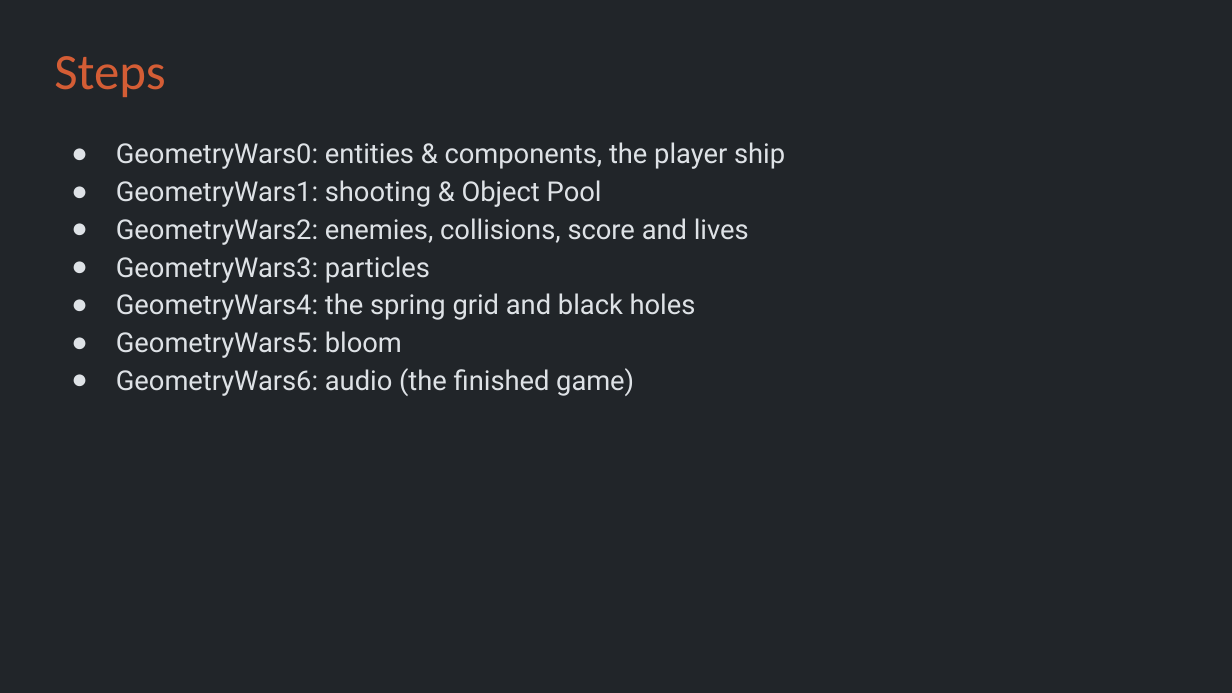
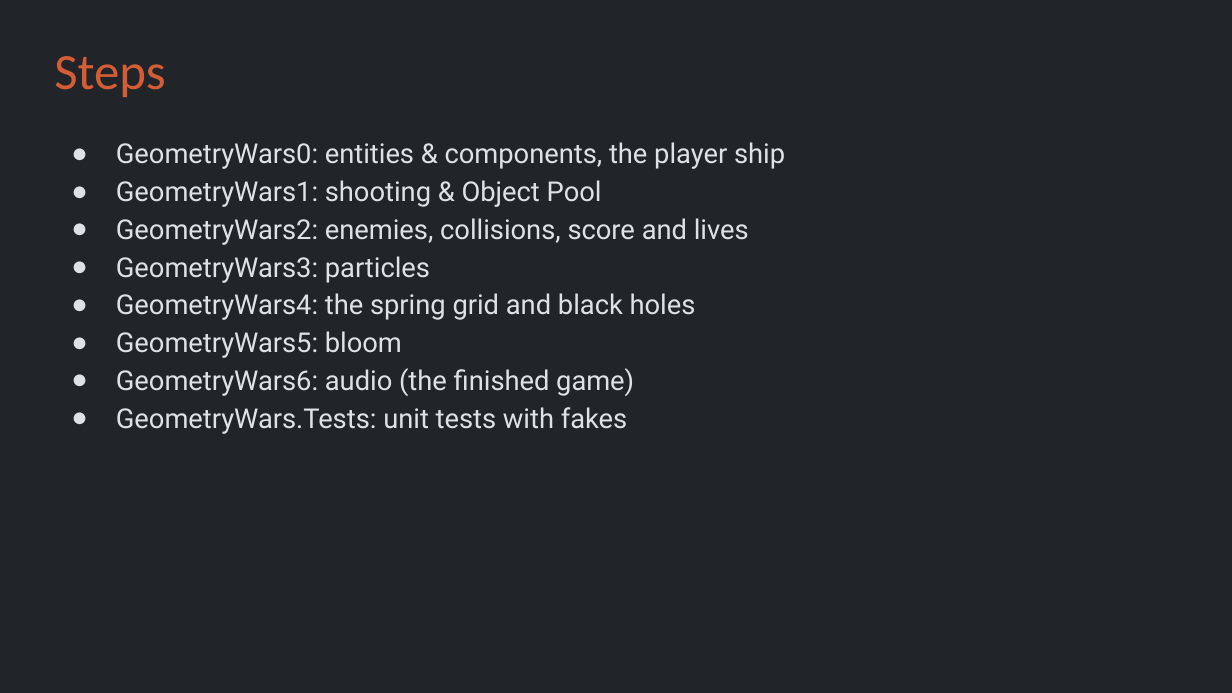
Before and after one commit to Metamate/gar, a slide deck: slide 7 of slides/11 Geometry Wars.pptx. Drawn at 1232x693 pixels with LibreOffice and Linux fonts; fonts in the diff are those of the drawing. Boxes give left, top, right and bottom in pixels: in the first picture for what was removed or moved away, otherwise in the second. Text is boxed around its words. In the diff, an @@ line names an element or a change of style, - is before the commit and + after.

```diff
--- a/slides/11 Geometry Wars.pptx
+++ b/slides/11 Geometry Wars.pptx
@@ text at (x1=116, y1=407, x2=628, y2=434): paragraph added @@
+● GeometryWars.Tests: unit tests with fakes
```
Also in this commit, not shown: 1 other slide changed, 1 slide added, 8 other files.
